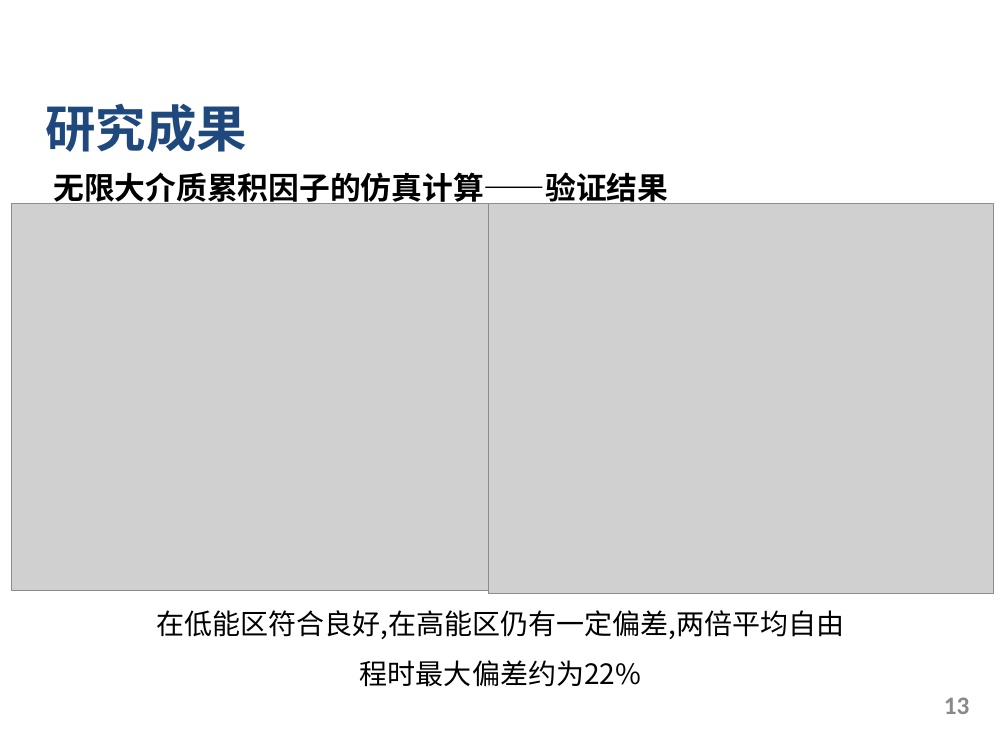
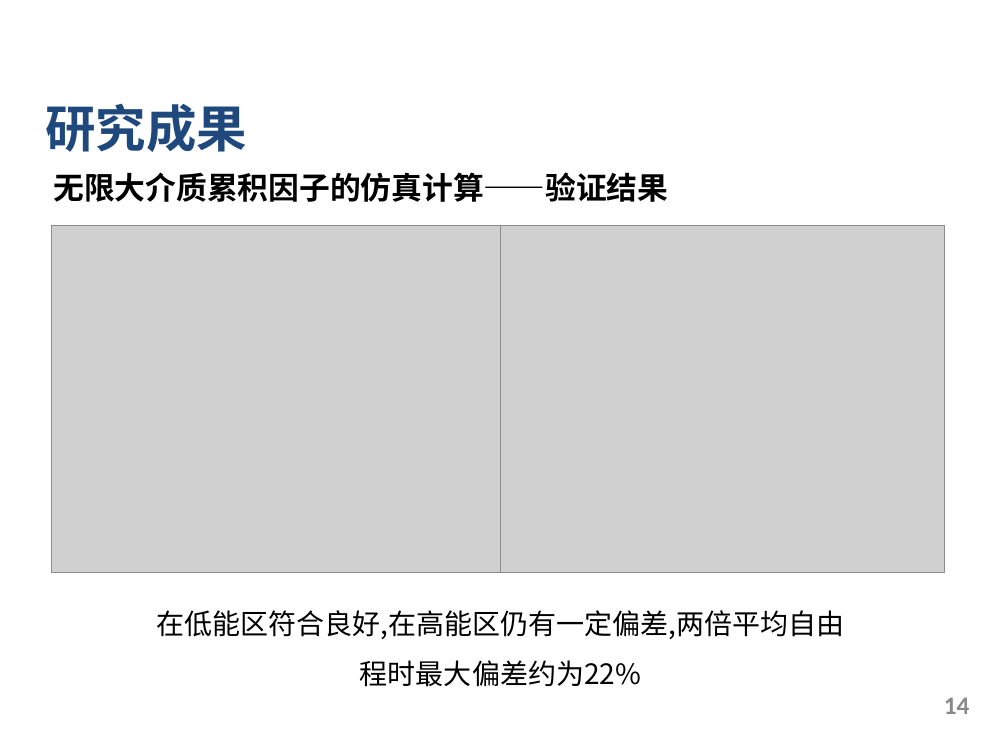
Before and after one commit to Apricot1024/GraduationProject, a slide deck: slide 14 of 2.中期/中期.pptx (slide 13 before the commit). Drawn at 1008x756 pixels with LibreOffice and Linux fonts; fonts in the diff are those of the drawing; grey boxes stand for pictures; background and template pictures are left out. Boxes give left, top, right and bottom in pixels: in the first picture for what was removed or moved away, otherwise in the second. Text is boxed around its words. In the diff, an @@ line names an element or a change of style, - is before the commit and + after.

```diff
--- a/2.中期/中期.pptx
+++ b/2.中期/中期.pptx
@@ picture: place and size @@
-picture at <box>12,204,513,591</box>
+picture at <box>51,226,500,573</box>
@@ picture: place and size @@
-picture at <box>488,204,993,594</box>
+picture at <box>496,226,944,573</box>
@@ page number at <box>944,697,970,714</box>: text changed @@
-13
+14
```
Also in this commit, not shown: 11 other slides changed, 1 slide added, 16 other files.
